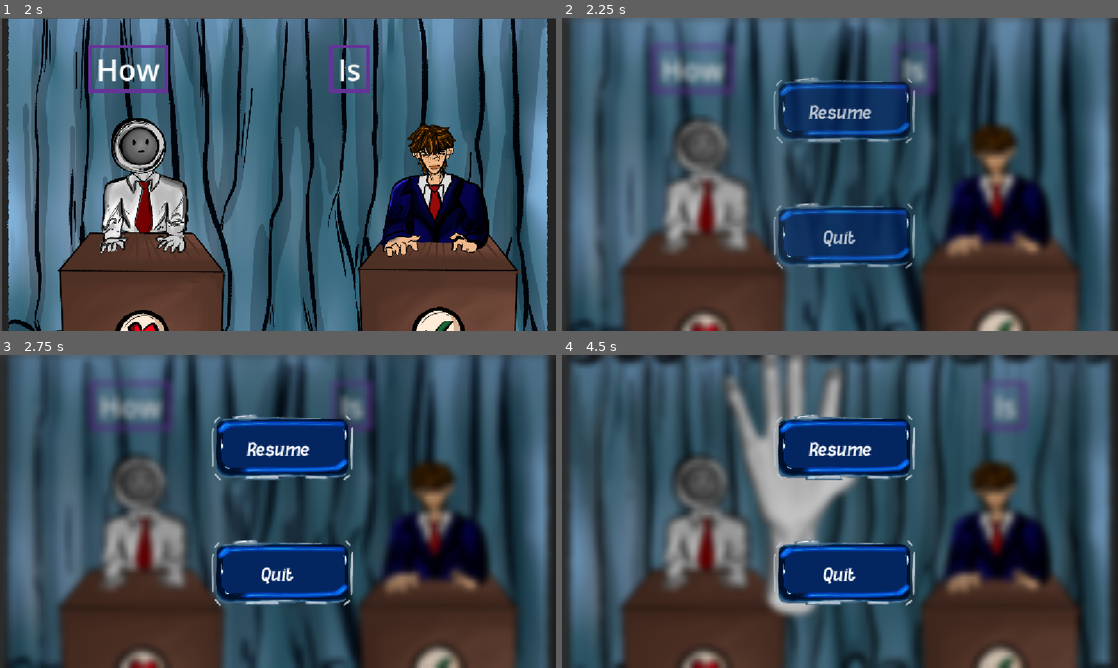
Above: before the commit, frames 1-4 (two rows, left to right).
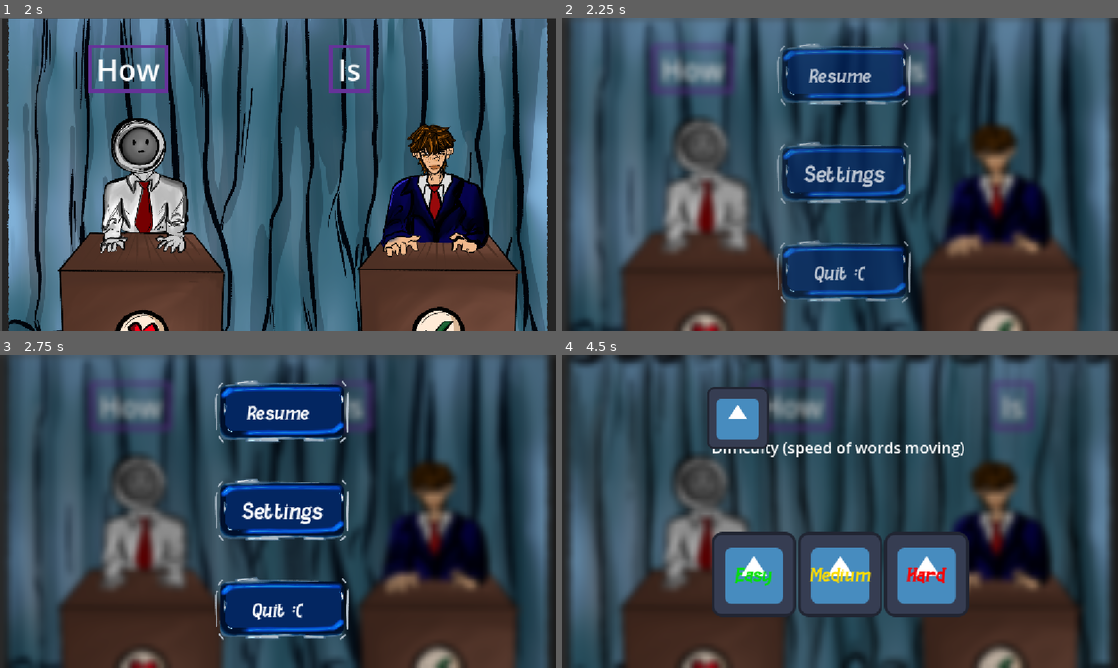
Above: after the commit, the same moments.

Repository: bunnybunnybun/AI-Takeover
Game: Godot game, scene res://scenes/main_menu.tscn
Same seed, same stepped clock (60 frames per second), same inputs: the game is played once before the commit and once after it. The engine's default icon, where the game draws it, is replaced by a stand-in: a white triangle on a blue panel in a dark square.
Inputs (mouse positions are in pixels of both pictures, inside the frame that each line leads up to):
- Up to frame 1 (2 s): click "Settings" at 0.5 s; click "Play" at 1.25 s
- Up to frame 2 (2.25 s): tap Enter (ui_accept) at 2 s; move the mouse to (962, 158) at 2.02 s; hold Tab (telegraph_button, bound only after the commit) from 2.03 s (still down); click (962, 158) at 2.17 s
- Up to frame 3 (2.75 s): keep holding Tab (telegraph_button, bound only after the commit); tap Enter (ui_accept) at 2.27 s
- Up to frame 4 (4.5 s): release Tab (telegraph_button, bound only after the commit) at 2.75 s; click "Resume" at 2.75 s; move the mouse to (728, 527) at 3.52 s; tap F (telegraph_button, bound only before the commit) at 3.6 s; click (728, 527) at 3.67 s; tap Enter (ui_accept) at 3.77 s; click (840, 511) at 4.25 s, where only the run after the commit has a clickable "Settings"

Frame 1 is identical in both runs. In frame 2, 14% of the frame differs, in the area x 38-64%, y 8-92%; in frame 3, 17%; in frame 4, 23%, in the area x 26-86%, y 0-84%.
Error before the commit: Invalid call. Nonexistent function 'get_children' in base 'previously freed'. (res://scripts/river.gd:126)

Commit message:
Added difficulty options to the settings!

Diff:
--- a/ai-takeover/project.godot
+++ b/ai-takeover/project.godot
@@ -18,6 +18,7 @@
 [autoload]
 
 TelegraphButtonStuff="*uid://dje1ybfetbkpy"
+GlobalVariables="*uid://ctxsnp7xog8wf"
 
 [display]
 
@@ -31,7 +32,8 @@
 }
 telegraph_button={
 "deadzone": 0.2,
-"events": [Object(InputEventKey,"resource_local_to_scene":false,"resource_name":"","device":-1,"window_id":0,"alt_pressed":false,"shift_pressed":false,"ctrl_pressed":false,"meta_pressed":false,"pressed":false,"keycode":70,"physical_keycode":0,"key_label":0,"unicode":102,"location":0,"echo":false,"script":null)
+"events": [Object(InputEventJoypadButton,"resource_local_to_scene":false,"resource_name":"","device":-1,"button_index":0,"pressure":0.0,"pressed":false,"script":null)
+, Object(InputEventKey,"resource_local_to_scene":false,"resource_name":"","device":-1,"window_id":0,"alt_pressed":false,"shift_pressed":false,"ctrl_pressed":false,"meta_pressed":false,"pressed":false,"keycode":0,"physical_keycode":4194306,"key_label":0,"unicode":0,"location":0,"echo":false,"script":null)
 ]
 }
 
--- a/ai-takeover/scenes/pause_menu.tscn
+++ b/ai-takeover/scenes/pause_menu.tscn
@@ -2,6 +2,7 @@
 
 [ext_resource type="Script" uid="uid://c02ieew0nt52q" path="res://scripts/pause_menu.gd" id="1_n87rw"]
 [ext_resource type="Shader" uid="uid://7rkd4deky1in" path="res://shaders/pause_menu_blur.gdshader" id="2_1s2dm"]
+[ext_resource type="Texture2D" uid="uid://cawyt4qo1bc5d" path="res://icon.svg" id="2_88e76"]
 [ext_resource type="Texture2D" uid="uid://c04k1xc47kejl" path="res://assets/images/button/Illustration50 (3).png" id="3_ofnjo"]
 [ext_resource type="Texture2D" uid="uid://dho0m6j3sic33" path="res://assets/images/button/Illustration50 (2).png" id="4_1rgno"]
 [ext_resource type="Script" uid="uid://d18ynwr7x5br2" path="res://scripts/pause_menu_resume.gd" id="4_5d2l8"]
@@ -9,6 +10,12 @@
 [ext_resource type="Texture2D" uid="uid://iu1fvdwuhyso" path="res://assets/images/button/Illustration.png" id="6_3o3g3"]
 [ext_resource type="Script" uid="uid://c4vb2assg1dhg" path="res://scripts/pause_menu_quit.gd" id="6_v4r4p"]
 [ext_resource type="FontFile" uid="uid://buydc1jct145k" path="res://assets/fonts/ClearGulchOblique-R9xvW.otf" id="8_h5b1d"]
+[ext_resource type="Script" uid="uid://bjmpns6esobh3" path="res://scenes/settings.gd" id="9_71k7c"]
+[ext_resource type="Script" uid="uid://clfq2imniyaqq" path="res://scripts/settings_container.gd" id="11_h5b1d"]
+[ext_resource type="Script" uid="uid://c0foovb8wd6o0" path="res://scripts/medium.gd" id="13_1rgno"]
+[ext_resource type="Script" uid="uid://buifcnle1nv57" path="res://scripts/easy.gd" id="13_4hnlu"]
+[ext_resource type="Script" uid="uid://cdbi75aqyrcbu" path="res://scripts/hard.gd" id="15_3o3g3"]
+[ext_resource type="Script" uid="uid://djcmwhm3gtapn" path="res://scripts/resume_button.gd" id="16_h5b1d"]
 
 [sub_resource type="ShaderMaterial" id="ShaderMaterial_88e76"]
 shader = ExtResource("2_1s2dm")
@@ -78,9 +85,9 @@
 anchor_bottom = 1.0
 grow_horizontal = 2
 grow_vertical = 2
-color = Color(0, 0, 0, 0.19215687)
-
-[node name="VBoxContainer" type="VBoxContainer" parent="." unique_id=522559068]
+color = Color(0, 0, 0, 0.25882354)
+
+[node name="main_container" type="VBoxContainer" parent="." unique_id=522559068]
 layout_mode = 1
 anchors_preset = 8
 anchor_left = 0.5
@@ -94,7 +101,7 @@
 grow_horizontal = 2
 grow_vertical = 2
 
-[node name="resume" type="TextureButton" parent="VBoxContainer" unique_id=1321088289]
+[node name="resume" type="TextureButton" parent="main_container" unique_id=1321088289]
 layout_mode = 2
 size_flags_vertical = 3
 texture_normal = ExtResource("3_ofnjo")
@@ -104,7 +111,7 @@
 stretch_mode = 5
 script = ExtResource("4_5d2l8")
 
-[node name="Label" type="Label" parent="VBoxContainer/resume" unique_id=961188972]
+[node name="Label" type="Label" parent="main_container/resume" unique_id=961188972]
 layout_mode = 1
 anchors_preset = 15
 anchor_right = 1.0
@@ -117,7 +124,7 @@
 horizontal_alignment = 1
 vertical_alignment = 1
 
-[node name="quit" type="TextureButton" parent="VBoxContainer" unique_id=274184941]
+[node name="settings" type="TextureButton" parent="main_container" unique_id=1803410844]
 layout_mode = 2
 size_flags_vertical = 3
 texture_normal = ExtResource("3_ofnjo")
@@ -125,24 +132,165 @@
 texture_hover = ExtResource("5_4hnlu")
 texture_focused = ExtResource("6_3o3g3")
 stretch_mode = 5
+script = ExtResource("9_71k7c")
+
+[node name="Label" type="Label" parent="main_container/settings" unique_id=225976893]
+layout_mode = 1
+anchors_preset = 15
+anchor_right = 1.0
+anchor_bottom = 1.0
+offset_left = 9.0
+offset_top = -1.0
+offset_right = 9.0
+offset_bottom = -1.0
+grow_horizontal = 2
+grow_vertical = 2
+theme_override_fonts/font = ExtResource("8_h5b1d")
+theme_override_font_sizes/font_size = 50
+text = "Settings"
+horizontal_alignment = 1
+vertical_alignment = 1
+
+[node name="quit" type="TextureButton" parent="main_container" unique_id=274184941]
+layout_mode = 2
+size_flags_vertical = 3
+texture_normal = ExtResource("3_ofnjo")
+texture_pressed = ExtResource("4_1rgno")
+texture_hover = ExtResource("5_4hnlu")
+texture_focused = ExtResource("6_3o3g3")
+stretch_mode = 5
 script = ExtResource("6_v4r4p")
 
-[node name="Label" type="Label" parent="VBoxContainer/quit" unique_id=973174652]
-layout_mode = 1
-anchors_preset = 15
-anchor_right = 1.0
-anchor_bottom = 1.0
-grow_horizontal = 2
-grow_vertical = 2
-theme_override_fonts/font = ExtResource("8_h5b1d")
-theme_override_font_sizes/font_size = 42
-text = "Quit"
-horizontal_alignment = 1
-vertical_alignment = 1
+[node name="Label" type="Label" parent="main_container/quit" unique_id=973174652]
+layout_mode = 1
+anchors_preset = 15
+anchor_right = 1.0
+anchor_bottom = 1.0
+grow_horizontal = 2
+grow_vertical = 2
+theme_override_fonts/font = ExtResource("8_h5b1d")
+theme_override_font_sizes/font_size = 42
+text = "Quit :("
+horizontal_alignment = 1
+vertical_alignment = 1
+
+[node name="settings_container" type="Control" parent="." unique_id=98382669]
+layout_mode = 1
+anchors_preset = 15
+anchor_right = 1.0
+anchor_bottom = 1.0
+grow_horizontal = 2
+grow_vertical = 2
+script = ExtResource("11_h5b1d")
+
+[node name="settings_container" type="VBoxContainer" parent="settings_container" unique_id=1457625947]
+layout_mode = 1
+anchors_preset = 8
+anchor_left = 0.5
+anchor_top = 0.5
+anchor_right = 0.5
+anchor_bottom = 0.5
+offset_left = -266.5
+offset_top = -260.75
+offset_right = 266.5
+offset_bottom = 260.75
+grow_horizontal = 2
+grow_vertical = 2
+
+[node name="Label" type="Label" parent="settings_container/settings_container" unique_id=873135264]
+layout_mode = 2
+size_flags_vertical = 6
+theme_override_colors/font_color = Color(1, 1, 1, 1)
+theme_override_font_sizes/font_size = 32
+text = "Difficulty (speed of words moving) "
+
+[node name="HBoxContainer" type="HBoxContainer" parent="settings_container/settings_container" unique_id=1075993182]
+layout_mode = 2
+size_flags_vertical = 3
+
+[node name="easy" type="TextureButton" parent="settings_container/settings_container/HBoxContainer" unique_id=1446999512]
+layout_mode = 2
+size_flags_horizontal = 3
+texture_normal = ExtResource("2_88e76")
+stretch_mode = 5
+script = ExtResource("13_4hnlu")
+
+[node name="Label" type="Label" parent="settings_container/settings_container/HBoxContainer/easy" unique_id=1207426291]
+layout_mode = 1
+anchors_preset = 15
+anchor_right = 1.0
+anchor_bottom = 1.0
+grow_horizontal = 2
+grow_vertical = 2
+theme_override_colors/font_color = Color(0, 0.8862745, 0, 1)
+theme_override_fonts/font = ExtResource("8_h5b1d")
+theme_override_font_sizes/font_size = 42
+text = "Easy"
+horizontal_alignment = 1
+vertical_alignment = 1
+
+[node name="medium" type="TextureButton" parent="settings_container/settings_container/HBoxContainer" unique_id=792982597]
+layout_mode = 2
+size_flags_horizontal = 3
+texture_normal = ExtResource("2_88e76")
+stretch_mode = 5
+script = ExtResource("13_1rgno")
+
+[node name="Label" type="Label" parent="settings_container/settings_container/HBoxContainer/medium" unique_id=230060655]
+layout_mode = 1
+anchors_preset = 15
+anchor_right = 1.0
+anchor_bottom = 1.0
+grow_horizontal = 2
+grow_vertical = 2
+theme_override_colors/font_color = Color(0.9839104, 0.8585221, 3.85046e-07, 1)
+theme_override_fonts/font = ExtResource("8_h5b1d")
+theme_override_font_sizes/font_size = 42
+text = "Medium"
+horizontal_alignment = 1
+vertical_alignment = 1
+
+[node name="hard" type="TextureButton" parent="settings_container/settings_container/HBoxContainer" unique_id=797016665]
+layout_mode = 2
+size_flags_horizontal = 3
+texture_normal = ExtResource("2_88e76")
+stretch_mode = 5
+script = ExtResource("15_3o3g3")
+
+[node name="Label" type="Label" parent="settings_container/settings_container/HBoxContainer/hard" unique_id=11495542]
+layout_mode = 1
+anchors_preset = 15
+anchor_right = 1.0
+anchor_bottom = 1.0
+grow_horizontal = 2
+grow_vertical = 2
+theme_override_colors/font_color = Color(0.9764706, 0, 0, 1)
+theme_override_colors/font_outline_color = Color(0.9764706, 0, 0, 1)
+theme_override_constants/outline_size = 2
+theme_override_fonts/font = ExtResource("8_h5b1d")
+theme_override_font_sizes/font_size = 42
+text = "Hard"
+horizontal_alignment = 1
+vertical_alignment = 1
+
+[node name="resume_button" type="TextureButton" parent="settings_container" unique_id=1068030530]
+layout_mode = 0
+offset_left = 300.0
+offset_top = 67.0
+offset_right = 481.0
+offset_bottom = 157.0
+texture_normal = ExtResource("2_88e76")
+script = ExtResource("16_h5b1d")
 
 [node name="AnimationPlayer" type="AnimationPlayer" parent="." unique_id=137200537]
 libraries/ = SubResource("AnimationLibrary_71k7c")
 
-[connection signal="pressed" from="VBoxContainer/resume" to="VBoxContainer/resume" method="_on_pressed"]
-[connection signal="pressed" from="VBoxContainer/quit" to="VBoxContainer/quit" method="_on_pressed"]
-[connection signal="animation_finished" from="AnimationPlayer" to="VBoxContainer/resume" method="_on_animation_player_animation_finished"]
+[connection signal="pressed" from="main_container/resume" to="main_container/resume" method="_on_pressed"]
+[connection signal="pressed" from="main_container/settings" to="main_container/settings" method="_on_pressed"]
+[connection signal="pressed" from="main_container/quit" to="main_container/quit" method="_on_pressed"]
+[connection signal="pressed" from="settings_container/settings_container/HBoxContainer/easy" to="settings_container/settings_container/HBoxContainer/easy" method="_on_pressed"]
+[connection signal="pressed" from="settings_container/settings_container/HBoxContainer/medium" to="settings_container/settings_container/HBoxContainer/medium" method="_on_pressed"]
+[connection signal="pressed" from="settings_container/settings_container/HBoxContainer/hard" to="settings_container/settings_container/HBoxContainer/hard" method="_on_pressed"]
+[connection signal="pressed" from="settings_container/resume_button" to="settings_container/resume_button" method="_on_pressed"]
+[connection signal="animation_finished" from="AnimationPlayer" to="main_container/resume" method="_on_animation_player_animation_finished"]
+[connection signal="animation_finished" from="AnimationPlayer" to="settings_container/resume_button" method="_on_animation_player_animation_finished"]
--- /dev/null
+++ b/ai-takeover/scenes/settings.gd
@@ -0,0 +1,5 @@
+extends TextureButton
+
+func _on_pressed() -> void:
+	$"../".visible = false
+	$"../../settings_container".visible = true
--- /dev/null
+++ b/ai-takeover/scripts/easy.gd
@@ -0,0 +1,6 @@
+extends TextureButton
+
+func _on_pressed() -> void:
+	GlobalVariables.difficulty = "easy"
+	print(GlobalVariables.difficulty)
+	GlobalVariables.word_speed = 5
--- /dev/null
+++ b/ai-takeover/scripts/global_variables.gd
@@ -0,0 +1,4 @@
+extends Node
+
+var difficulty = "easy"
+var word_speed = 5
--- /dev/null
+++ b/ai-takeover/scripts/hard.gd
@@ -0,0 +1,6 @@
+extends TextureButton
+
+func _on_pressed() -> void:
+	GlobalVariables.difficulty = "hard"
+	print(GlobalVariables.difficulty)
+	GlobalVariables.word_speed = 30
--- /dev/null
+++ b/ai-takeover/scripts/medium.gd
@@ -0,0 +1,8 @@
+extends TextureButton
+
+
+
+func _on_pressed() -> void:
+	GlobalVariables.difficulty = "medium"
+	print(GlobalVariables.difficulty)
+	GlobalVariables.word_speed = 15
--- /dev/null
+++ b/ai-takeover/scripts/resume_button.gd
@@ -0,0 +1,14 @@
+extends TextureButton
+
+@onready var pause_menu = $"../../"
+@onready var is_fading_out = false
+
+func _on_pressed():
+	$"../../AnimationPlayer".play_backwards("pause_menu_fade_in")
+	is_fading_out = true
+
+func _on_animation_player_animation_finished(anim_name):
+	if pause_menu.visible == true and is_fading_out == true:
+		pause_menu.visible = false
+		is_fading_out = false
+		get_tree().paused = false
--- a/ai-takeover/scripts/river.gd
+++ b/ai-takeover/scripts/river.gd
@@ -118,12 +118,10 @@
 
 		label_nodes.append(n)
 
-
-
 # Called every frame. 'delta' is the elapsed time since the previous frame.
 func _process(_delta: float) -> void:
 	for node in label_nodes:
 		for part in node.get_children():
-			part.position.x += 5
+			part.position.x += GlobalVariables.word_speed
 			if part.position.x > max_distance + get_viewport_rect().position.x:
 				part.position.x = get_viewport_rect().position.x - 200
--- /dev/null
+++ b/ai-takeover/scripts/settings_container.gd
@@ -0,0 +1,4 @@
+extends Control
+
+func _ready() -> void:
+	$".".visible = false
Not shown, added: ai-takeover/scenes/settings.gd.uid
Not shown, added: ai-takeover/scripts/easy.gd.uid
Not shown, added: ai-takeover/scripts/global_variables.gd.uid
Not shown, added: ai-takeover/scripts/hard.gd.uid
Not shown, added: ai-takeover/scripts/medium.gd.uid
Not shown, added: ai-takeover/scripts/resume_button.gd.uid
Not shown, added: ai-takeover/scripts/settings_container.gd.uid
